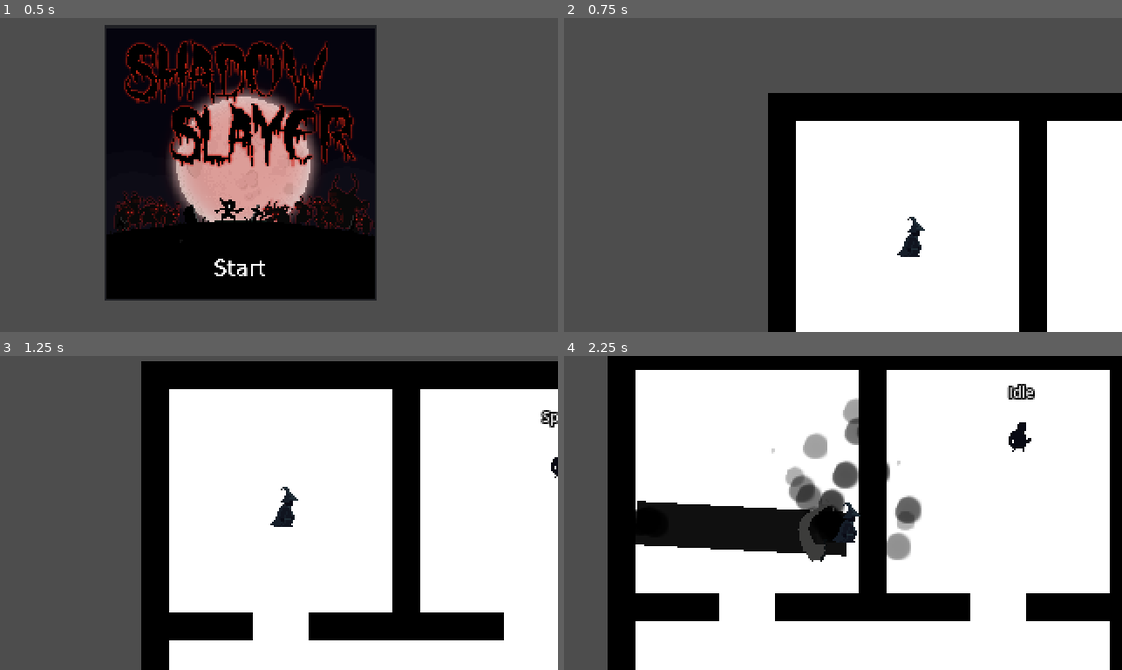
Above: before the commit, frames 1-4 (two rows, left to right).
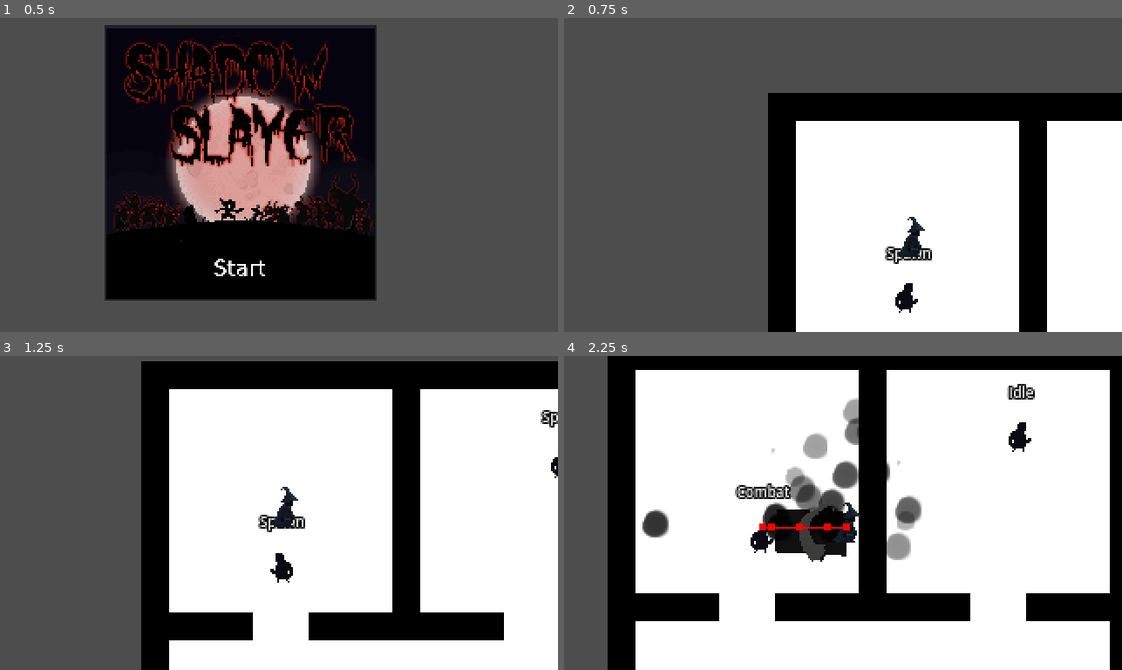
Above: after the commit, the same moments.

Repository: vyxul/Shadow-Eclipse
Game: Godot game, scene res://GameFiles/Scenes/Menu/StartScreen.tscn
Same seed, same stepped clock (60 frames per second), same inputs: the game is played once before the commit and once after it.
Inputs (mouse positions are in pixels of both pictures, inside the frame that each line leads up to):
- Up to frame 1 (0.5 s): no input
- Up to frame 2 (0.75 s): click (803, 266) at 0.5 s
- Up to frame 3 (1.25 s): no input
- Up to frame 4 (2.25 s): move the mouse to (965, 497) at 1.27 s; hold D (right) 1.28-2.03 s; tap R (r) at 1.35 s; move the mouse to (731, 528) at 2.02 s; hold S (down) from 2.03 s (still down); click (731, 528) at 2.1 s

Frame 1 is identical in both runs. In frame 2, 0.4% of the frame differs, in the area x 57-66%, y 72-94%; in frame 3, 0.4%; in frame 4, 3.8%, in the area x 12-52%, y 40-63%.

Commit message:
NPC's will search surroundings on entering idle state

Diff:
--- a/GameFiles/Game Objects/Components/search_radius.gd
+++ b/GameFiles/Game Objects/Components/search_radius.gd
@@ -97,6 +97,24 @@
 			closest_distance = distance
 
 	return closest_enemy
+
+
+func search_surroundings():
+	#var this_parent = get_parent()
+	#var this_faction = this_parent.get_faction()
+	#
+	#var bodies_in_discovery_range = discovery_area_2d.get_overlapping_bodies()
+	#for body in bodies_in_discovery_range:
+		#var that_faction = body.get_faction()
+		#var body_is_ally = GameData.is_faction_ally(this_faction, that_faction)
+		#if !body_is_ally:
+			#if !tracked_enemies_in_range.has(body):
+				#enemies_in_discovery_range.erase(body)
+				#add_enemy_to_tracking(body)
+	if !tracked_enemies_in_range.is_empty():
+		currently_tracking_enemy = false
+		emit_tracking_enemy()
+
 #endregion
 
 
--- a/GameFiles/Scenes/Levels/Prison/PrisonLevel.tscn
+++ b/GameFiles/Scenes/Levels/Prison/PrisonLevel.tscn
@@ -24,7 +24,7 @@
 [node name="NPC" type="Node2D" parent="Entities"]
 
 [node name="enemy_bandit" parent="Entities/NPC" instance=ExtResource("3_f07v3")]
-position = Vector2(61, 218)
+position = Vector2(80, 116)
 
 [node name="ally_bandit" parent="Entities/NPC" node_paths=PackedStringArray("animation_player") instance=ExtResource("3_f07v3")]
 position = Vector2(242, 56)
--- a/GameFiles/Scenes/States/EnemyIdle.gd
+++ b/GameFiles/Scenes/States/EnemyIdle.gd
@@ -14,12 +14,15 @@
 
 
 func enter():
+	get_parent().get_state_label().text = "Idle"
 	this_entity = get_parent().get_this_entity()
 	randomize_wander()
-	get_parent().get_state_label().text = "Idle"
 
 	# set up connections with search_radius
 	get_parent().get_search_radius().tracking_enemy.connect(on_tracking_enemy)
+
+	# check to see if needs to go into combat right away
+	get_parent().get_search_radius().search_surroundings()
 
 
 func exit():
--- a/GameFiles/Scenes/States/state_machine.gd
+++ b/GameFiles/Scenes/States/state_machine.gd
@@ -72,8 +72,8 @@
 	if current_state:
 		current_state.exit()
 
+	current_state = new_state
 	new_state.enter()
-	current_state = new_state
 
 
 func on_hurt():
